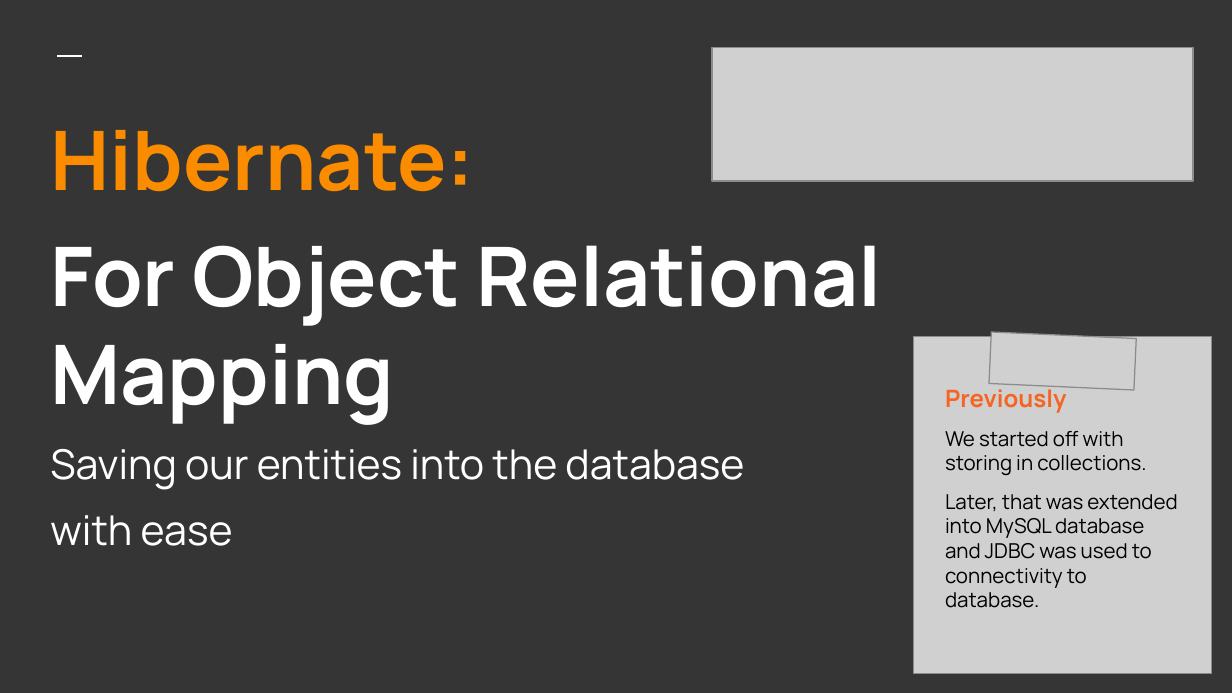
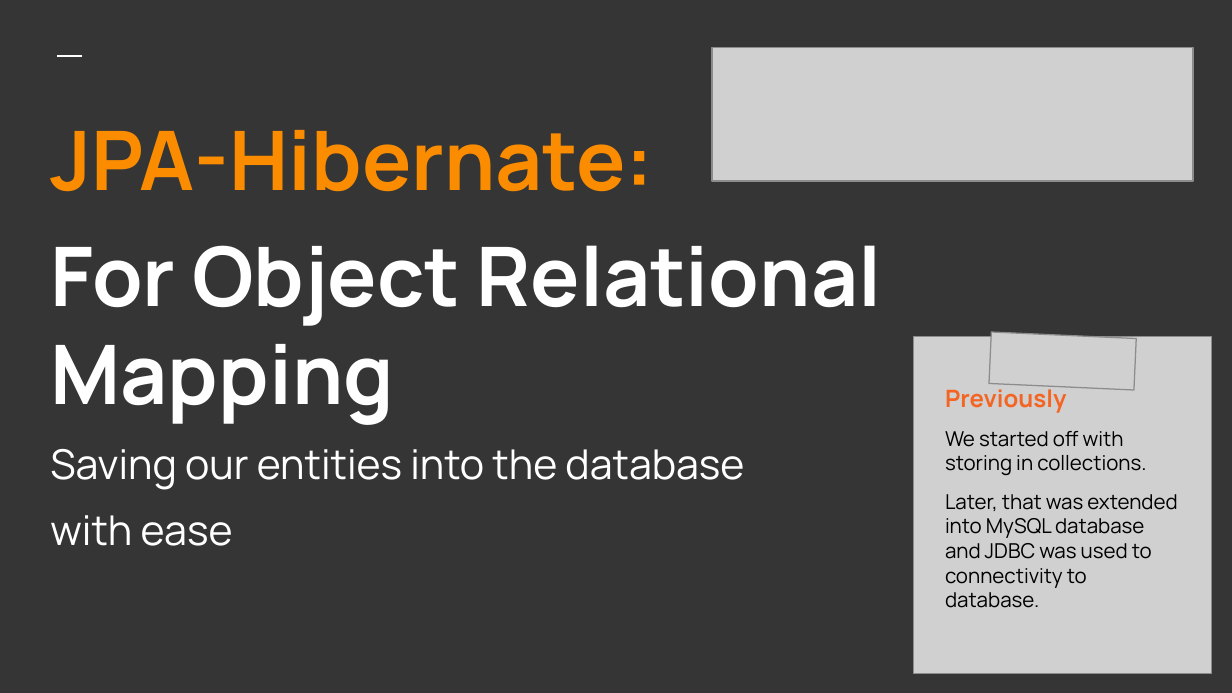
Before and after one commit to agm221b/brs-spring, a slide deck: slide 5 of BusNama.pptx. Drawn at 1232x693 pixels with LibreOffice and Linux fonts; fonts in the diff are those of the drawing; grey boxes stand for pictures. Boxes give left, top, right and bottom in pixels: in the first picture for what was removed or moved away, otherwise in the second. Text is boxed around its words. In the diff, an @@ line names an element or a change of style, - is before the commit and + after.

Commit message:
updated pptx

```diff
--- a/BusNama.pptx
+++ b/BusNama.pptx
@@ title at [50, 130, 653, 192]: text changed @@
-Hibernate:
+JPA-Hibernate:
```
Also in this commit, not shown: 1 other slide changed.
